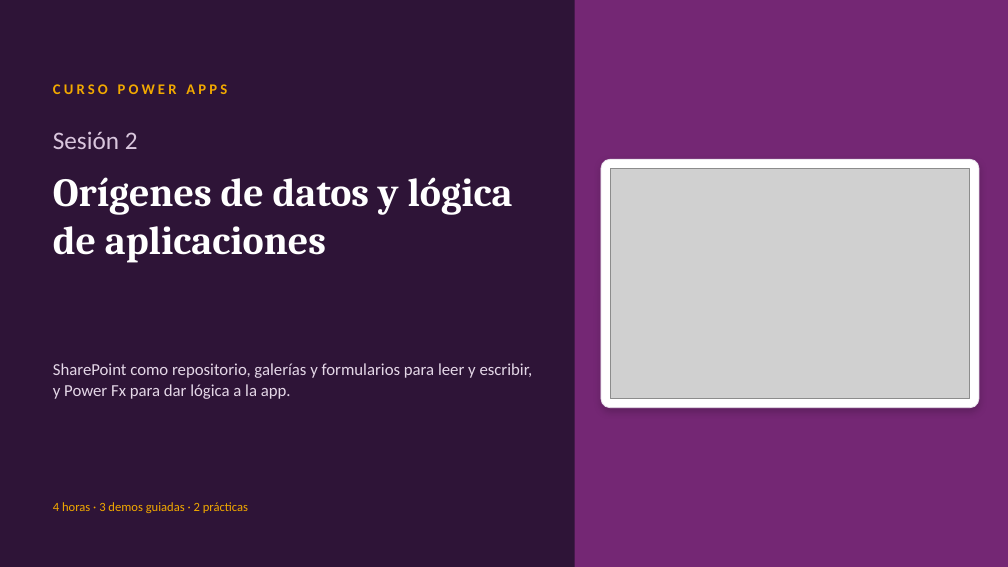
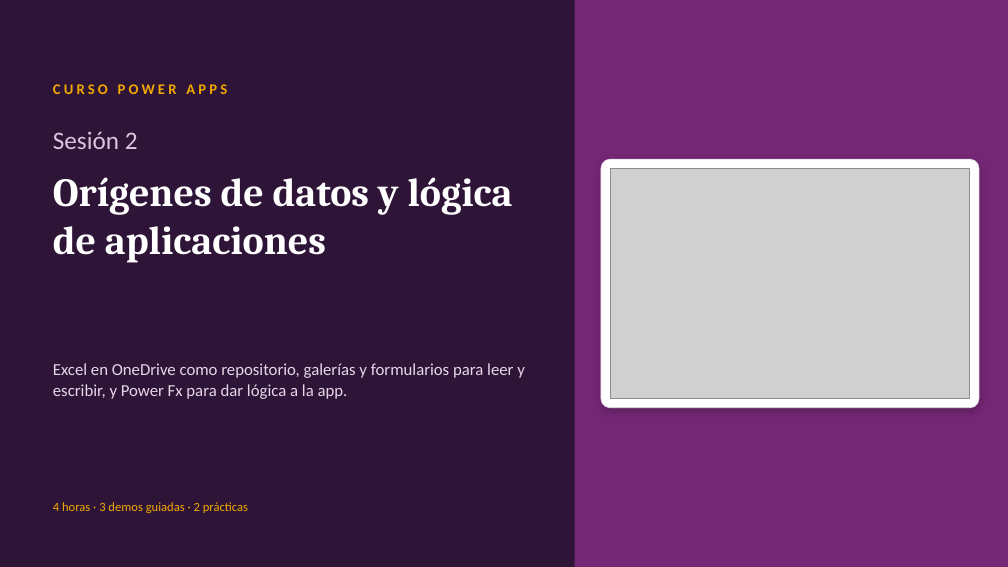
Before and after one commit to jorloicono/AF-POWER-APPS-FUNDAMENTOS, a slide deck: slide 1 of SESION_2/Sesion_2_Origenes_de_datos_y_logica.pptx. Drawn at 1008x567 pixels with LibreOffice and Linux fonts; fonts in the diff are those of the drawing; grey boxes stand for pictures. Boxes give left, top, right and bottom in pixels: in the first picture for what was removed or moved away, otherwise in the second. Text is boxed around its words. In the diff, an @@ line names an element or a change of style, - is before the commit and + after.

Commit message:
Todo el curso sobre Excel en OneDrive: practicas 3.1, 3.2, 4.1 y 4.2 sin SharePoint, nuevos libros de datos y presentaciones alineadas

```diff
--- a/SESION_2/Sesion_2_Origenes_de_datos_y_logica.pptx
+++ b/SESION_2/Sesion_2_Origenes_de_datos_y_logica.pptx
@@ text at box(53, 363, 525, 399): text changed @@
-SharePoint como repositorio, galerías y formularios para leer y escribir, y Power Fx para dar lógica a la app.
+Excel en OneDrive como repositorio, galerías y formularios para leer y escribir, y Power Fx para dar lógica a la app.
```
Also in this commit, not shown: 8 other slides changed, 12 other files.
